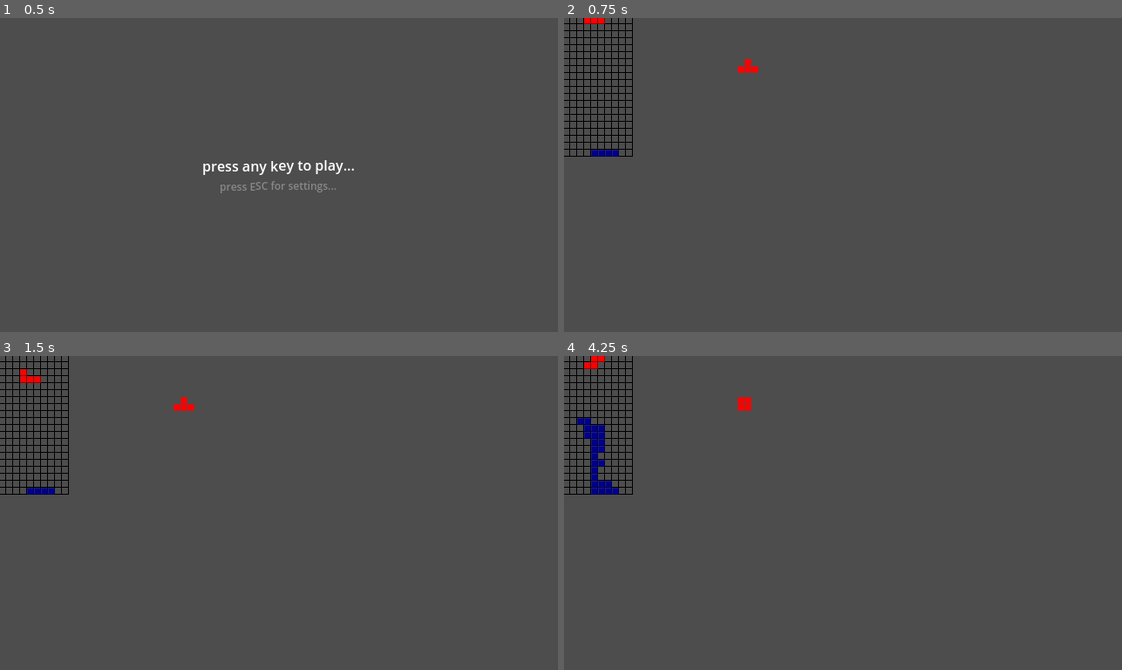
Above: before the commit, frames 1-4 (two rows, left to right).
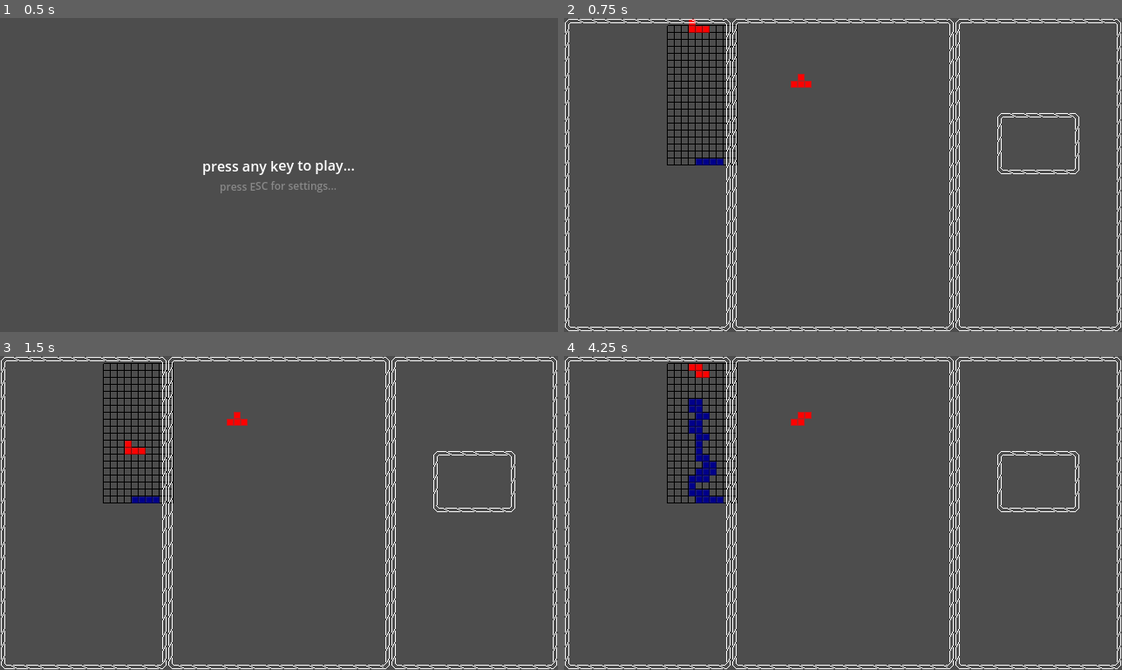
Above: after the commit, the same moments.

Repository: abFrancisco/tetris_clone
Game: Godot game, scene res://main.tscn
Two runs of this game, one before a commit and one after it. Both use one fixed random seed, a clock stepped at 60 frames per second and the inputs below.
Inputs:
- Up to frame 1 (0.5 s): no input
- Up to frame 2 (0.75 s): tap Enter at 0.5 s; hold D (right) from 0.53 s (still down); hold Space (drop_hard) from 0.53 s (still down)
- Up to frame 3 (1.5 s): tap Alt at 0.8, 1.35 s; release D (right) at 1.28 s; release Space (drop_hard) at 1.28 s; hold S (down) from 1.28 s (still down)
- Up to frame 4 (4.25 s): tap Tab at 1.55, 2.1 s; release S (down) at 2.03 s; hold D (right) 2.03-2.78 s; tap Ctrl at 2.3, 2.85 s; tap Enter at 2.75 s; hold W (up) 2.78-3.53 s; tap Space (drop_hard) at 3.05, 3.5 s; hold Left (left) from 3.53 s (still down); hold Space (drop_hard) from 3.53 s (still down); tap Alt at 3.8 s

Frame 1 is identical in both runs. In frame 2, 6.4% of the frame differs, in the area x 0-100%, y 0-100%; in frame 3, 6.5%; in frame 4, 7.5%.

Commit message:
improved game UI aligned Next piece preview window

Diff:
--- a/grid_node.gd
+++ b/grid_node.gd
@@ -2,9 +2,10 @@
 
 var cell_size:int = 8
 var cell_margin:int = 1
+var grid_position:Vector2i = Vector2i.ZERO
 
 func _draw():
 	#draw tetris grid
 	for x in range(10):
 		for y in range(20):# the 2 should be changed to half of the margin on the level.gd
-			draw_rect(Rect2(x * cell_size - cell_margin, y * cell_size - cell_margin, cell_size, cell_size), Color.BLACK, false, -1.0, false)
+			draw_rect(Rect2(x * cell_size - cell_margin + grid_position.x, y * cell_size - cell_margin + grid_position.y, cell_size, cell_size), Color.BLACK, false, -1.0, false)
--- a/level.gd
+++ b/level.gd
@@ -1,14 +1,16 @@
 extends Node2D
 
 var main_scene:PackedScene = preload("res://main.tscn")
-var cell_size:int = 8
-var cell_margin:int = 2
+@export var grid_position:Vector2i = Vector2i.ZERO
+@export var next_preview_position:Vector2i = Vector2i.ZERO
+@export var cell_size:int = 8
+@export var cell_margin:int = 2
 var grid_height:int = 20
 var grid_width:int = 10
 var game_grid:Array[PackedByteArray]
 const MAX_TICK_TIME = 1.0
-const MIN_TICK_TIME = 0.05
-const DROP_TICK_TIME = 0.05
+const MIN_TICK_TIME = 0.01
+const DROP_TICK_TIME = 0.01
 var tick_time = MAX_TICK_TIME
 
 var previous_time:int
@@ -31,6 +33,9 @@
 enum OVERLAP{NONE, WALL, FLOOR, PIECE}
 
 func _ready():
+	%GridNode.cell_margin = cell_margin / 2
+	%GridNode.cell_size = cell_size
+	%GridNode.grid_position = grid_position
 	previous_time = Time.get_ticks_msec()
 	randomize()
 	fill_game_grid()
@@ -48,20 +53,22 @@
 
 func _draw():
 	#draw commited pieces
+	previous_time = Time.get_ticks_usec()
 	for x in range(game_grid.size()):
 		for y in range(game_grid[0].size()):
 			if game_grid[x][y] != 0:
-				draw_rect(Rect2(x * cell_size, y * cell_size, cell_size - cell_margin, cell_size - cell_margin), Color.DARK_BLUE, true, -1.0, true)
+				draw_rect(Rect2(x * cell_size + grid_position.x, y * cell_size + grid_position.y, cell_size - cell_margin, cell_size - cell_margin), Color.DARK_BLUE, true, -1.0, true)
 	#draw current piece
 	for x in range(current_piece.cells.size()):
 		for y in range(current_piece.cells.size()):
 			if current_piece.cells[y][x] != 0:
-				draw_rect(Rect2((x+current_piece.piece_position.x) * cell_size, (y+current_piece.piece_position.y) * cell_size, cell_size - cell_margin, cell_size - cell_margin), Color.RED, true, -1.0, true)
+				draw_rect(Rect2((x + current_piece.piece_position.x) * cell_size + grid_position.x, (y + current_piece.piece_position.y) * cell_size + grid_position.y, cell_size - cell_margin, cell_size - cell_margin), Color.RED, true, -1.0, true)
 	#draw next piece
 	for x in range(next_piece.cells.size()):
 		for y in range(next_piece.cells.size()):
 			if next_piece.cells[y][x] != 0:
-				draw_rect(Rect2((x+next_piece.piece_position.x) * cell_size, (y+next_piece.piece_position.y) * cell_size, cell_size - cell_margin, cell_size - cell_margin), Color.RED, true, -1.0, true)
+				draw_rect(Rect2((x + next_piece.piece_position.x) * cell_size + next_preview_position.x + next_piece.preview_offset.x, (y+next_piece.piece_position.y) * cell_size + next_preview_position.y + next_piece.preview_offset.y, cell_size - cell_margin, cell_size - cell_margin), Color.RED, true, -1.0, true)
+	print("_draw time is = " + str(Time.get_ticks_usec() - previous_time))
 
 
 func render():
@@ -119,11 +126,16 @@
 	next_piece.type = selected_piece
 
 	#set piece position
-	if (current_piece.type == "o" or current_piece.type == "i"):
+	if current_piece.type == "o" or current_piece.type == "i":
 		current_piece.piece_position=Vector2i(grid_width / 2 - current_piece.cells.size() / 2, -1)
 	else:
 		current_piece.piece_position=Vector2i(grid_width / 2 - current_piece.cells.size() / 2 - 1, -1)
-	next_piece.piece_position = Vector2i(200, 50) / 8#this is multiplied somewhere, need to change
+
+	if next_piece.type == "o":
+		next_piece.preview_offset = Vector2i.RIGHT * cell_size
+	elif next_piece.type != "i":
+		next_piece.preview_offset = Vector2i.RIGHT * cell_size / 2
+	next_piece.piece_position = Vector2i.ZERO
 	cycle_bag()
 
 func cycle_bag():
@@ -168,11 +180,10 @@
 			#commit_current_piece()
 			#return_value = "committed"
 	render()
-	print("return_value = " + str(return_value))
 	return return_value
 
+#ugly freaking function, too many lines brother
 func rotate_piece(direction:int):
-	#add tests before applying rotation
 	var n:int = current_piece.cells.size()
 	var result:Array[Array]
 	var temp:Array
@@ -188,18 +199,16 @@
 		for i in range(n):
 			for j in range(n):
 				result[j][n - i - 1] = current_piece.cells[i][j]
-
 	temp=current_piece.cells
 	current_piece.cells=result
 
 	var undo_move:Vector2i = Vector2.ZERO
 	overlap = get_current_piece_overlap()
-	if overlap != OVERLAP.NONE:#Implement kicking here????? maybe??
+	if overlap != OVERLAP.NONE:
 		if overlap == OVERLAP.WALL:
 			var move_result = "something"
 			var distance:int = 1
 			while move_result != "moved" and distance <= 2:
-				await get_tree().create_timer(0.5).timeout
 				if current_piece.piece_position.x < 5:
 					move_result = move_piece(Vector2i.RIGHT * distance)#THIS might cause rendering bug, by calling render() inside move_piece()
 					undo_move = Vector2i.LEFT
@@ -207,10 +216,6 @@
 					move_result = move_piece(Vector2i.LEFT * distance)
 					undo_move = Vector2i.RIGHT
 				distance += 1
-			#if move_result != "moved":
-			#move_piece(undo_move)
-			#current_piece.cells=temp
-
 
 func get_current_piece_overlap()->OVERLAP:
 	#check if piece is overllaping the map commited pieces.
@@ -220,7 +225,6 @@
 	for x in range(piece_size):
 		for y in range(piece_size):
 			if current_piece.cells[y][x] != 0:
-				print("piece cell (" + str(x) + ", " + str(y) + ") is filled")
 				if (cp_y + y >= 20):
 					return OVERLAP.FLOOR
 				elif (cp_x + x < 0 or cp_x + x >= 10):
@@ -239,7 +243,6 @@
 				count += 1
 		if count == 10:
 			line_clear_queue.append(y)
-	print("line clear queue = " + str(line_clear_queue))
 	clear_lines(line_clear_queue)
 	squash_lines(line_clear_queue)
 
@@ -259,13 +262,11 @@
 func commit_current_piece():
 	var commited_lines:Array=Array()
 	var piece_size:int=current_piece.cells.size()
-	print("------------------------------")
 	for x in range(piece_size):
 		for y in range(piece_size):
 			if current_piece.cells[y][x] != 0:
 				if not commited_lines.has(current_piece.piece_position.y + y):
 					commited_lines.append(current_piece.piece_position.y + y)
-				print("commiting line -> " + str(current_piece.piece_position.y + y))
 				game_grid[current_piece.piece_position.x + x][current_piece.piece_position.y + y] = 1
 	for y in commited_lines:
 		if y <= 0:
--- a/level.tscn
+++ b/level.tscn
@@ -1,17 +1,99 @@
-[gd_scene load_steps=3 format=3 uid="uid://c1r5xhwpblk0r"]
+[gd_scene load_steps=4 format=3 uid="uid://c1r5xhwpblk0r"]
 
 [ext_resource type="Script" uid="uid://bl4lqvy4asceq" path="res://level.gd" id="1_u52ul"]
 [ext_resource type="Script" uid="uid://dqpjmknt76tad" path="res://grid_node.gd" id="2_vonw3"]
+[ext_resource type="Texture2D" uid="uid://bxe2k7wxd2gc8" path="res://nine_patch_test_2.png" id="3_oi3di"]
 
 [node name="Level" type="Node2D"]
 script = ExtResource("1_u52ul")
+grid_position = Vector2i(120, 10)
+next_preview_position = Vector2i(257, 65)
 
 [node name="TickTimer" type="Timer" parent="."]
 unique_name_in_owner = true
 autostart = true
 
-[node name="grid_node" type="Node2D" parent="."]
+[node name="GridNode" type="Node2D" parent="."]
+unique_name_in_owner = true
 z_index = -1
 script = ExtResource("2_vonw3")
 
+[node name="CanvasLayer" type="CanvasLayer" parent="."]
+
+[node name="UI" type="Control" parent="CanvasLayer"]
+layout_mode = 3
+anchors_preset = 15
+anchor_right = 1.0
+anchor_bottom = 1.0
+grow_horizontal = 2
+grow_vertical = 2
+
+[node name="NinePatchRect" type="NinePatchRect" parent="CanvasLayer/UI"]
+layout_mode = 1
+anchors_preset = -1
+anchor_right = 0.3
+anchor_bottom = 1.0
+grow_horizontal = 2
+grow_vertical = 2
+texture = ExtResource("3_oi3di")
+region_rect = Rect2(3, 3, 66, 66)
+patch_margin_left = 8
+patch_margin_top = 8
+patch_margin_right = 8
+patch_margin_bottom = 8
+axis_stretch_horizontal = 1
+axis_stretch_vertical = 1
+
+[node name="NinePatchRect2" type="NinePatchRect" parent="CanvasLayer/UI"]
+layout_mode = 1
+anchors_preset = -1
+anchor_left = 0.3
+anchor_right = 0.7
+anchor_bottom = 1.0
+grow_horizontal = 2
+grow_vertical = 2
+texture = ExtResource("3_oi3di")
+region_rect = Rect2(3, 3, 66, 66)
+patch_margin_left = 8
+patch_margin_top = 8
+patch_margin_right = 8
+patch_margin_bottom = 8
+axis_stretch_horizontal = 1
+axis_stretch_vertical = 1
+
+[node name="NinePatchRect3" type="NinePatchRect" parent="CanvasLayer/UI"]
+layout_mode = 1
+anchors_preset = -1
+anchor_left = 0.7
+anchor_right = 1.0
+anchor_bottom = 1.0
+grow_horizontal = 2
+grow_vertical = 2
+texture = ExtResource("3_oi3di")
+region_rect = Rect2(3, 3, 66, 66)
+patch_margin_left = 8
+patch_margin_top = 8
+patch_margin_right = 8
+patch_margin_bottom = 8
+axis_stretch_horizontal = 1
+axis_stretch_vertical = 1
+
+[node name="NinePatchRect4" type="NinePatchRect" parent="CanvasLayer/UI"]
+layout_mode = 1
+anchors_preset = -1
+anchor_left = 0.775
+anchor_top = 0.3
+anchor_right = 0.925
+anchor_bottom = 0.5
+grow_horizontal = 2
+grow_vertical = 2
+texture = ExtResource("3_oi3di")
+region_rect = Rect2(3, 3, 66, 66)
+patch_margin_left = 8
+patch_margin_top = 8
+patch_margin_right = 8
+patch_margin_bottom = 8
+axis_stretch_horizontal = 1
+axis_stretch_vertical = 1
+
 [connection signal="timeout" from="TickTimer" to="." method="_on_tick_timer_timeout"]
--- a/project.godot
+++ b/project.godot
@@ -27,6 +27,7 @@
 window/size/window_height_override=360
 window/stretch/scale=2.0
 window/stretch/scale_mode="integer"
+window/vsync/vsync_mode=0
 
 [input]
 
@@ -82,5 +83,6 @@
 
 [rendering]
 
+textures/canvas_textures/default_texture_filter=0
 renderer/rendering_method="gl_compatibility"
 renderer/rendering_method.mobile="gl_compatibility"
--- a/tetromino.gd
+++ b/tetromino.gd
@@ -1,5 +1,6 @@
 class_name tetromino extends Node2D
 
 var cells:Array
-var piece_position:Vector2i=Vector2i.ZERO
+var piece_position:Vector2i = Vector2i.ZERO
 var type:String
+var preview_offset:Vector2i = Vector2i.ZERO
Binary file added: nine_patch_test_1.png
Not shown, added: nine_patch_test_1.png.import
Binary file added: nine_patch_test_2.png
Not shown, added: nine_patch_test_2.png.import
Not shown, added: nine_patch_test_1.xcf
Not shown, added: nine_patch_test_2.xcf
